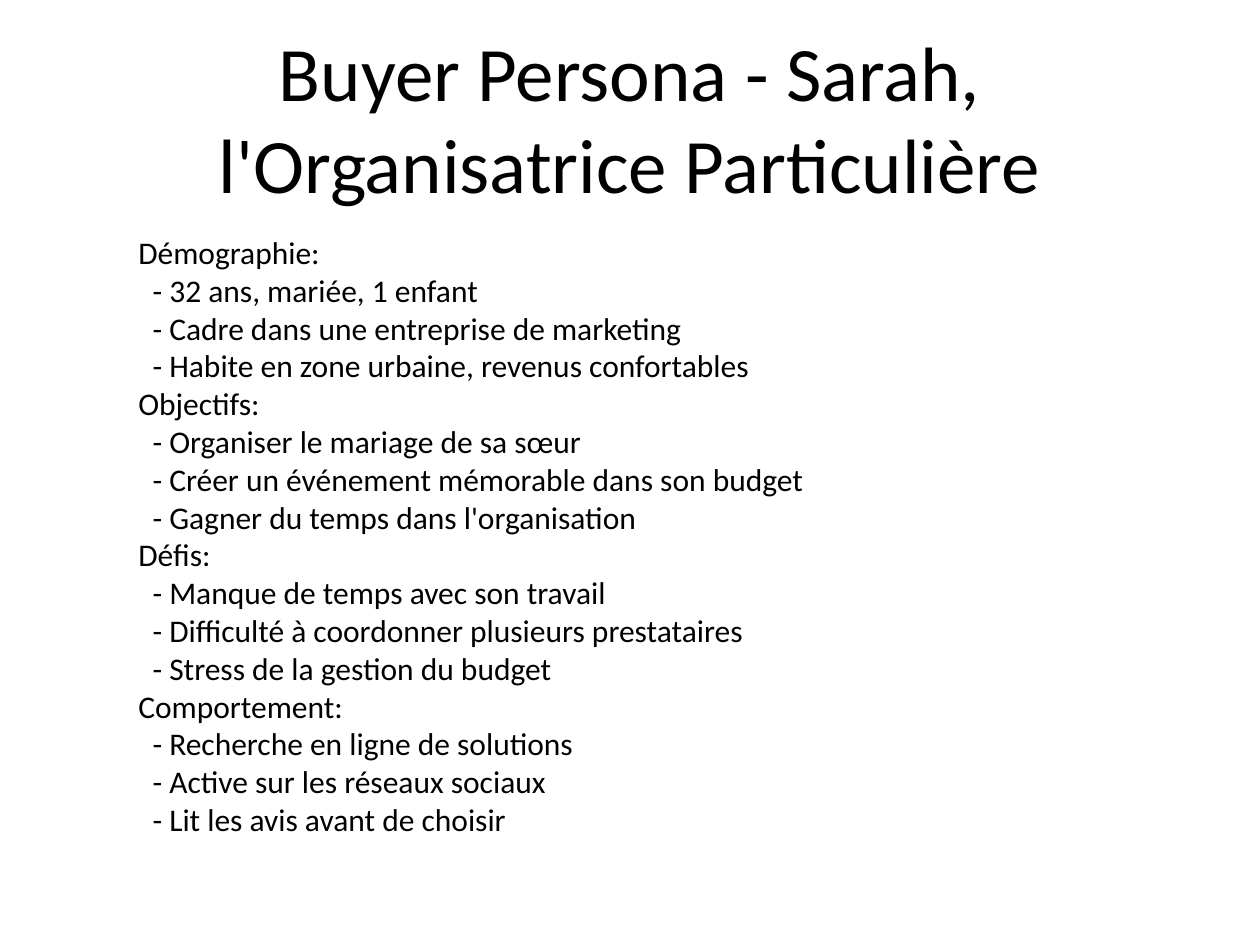
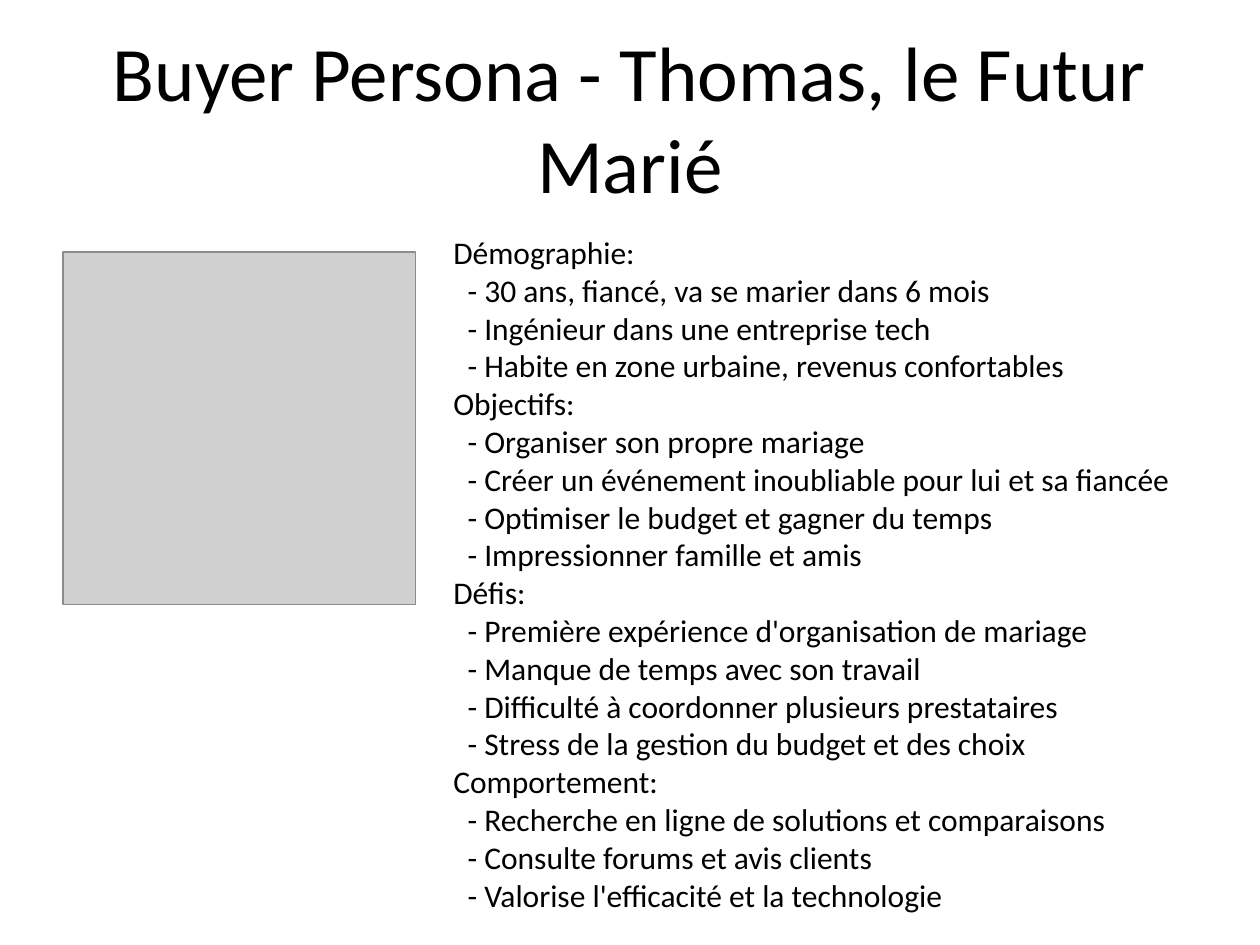
Before and after one commit to adnene1998/Spacy-spam-assasin-, a slide deck: slide 10 of Plan_Marketing_Plateforme_Gestion_Fetes.pptx. Drawn at 1260x945 pixels with LibreOffice and Linux fonts; fonts in the diff are those of the drawing; grey boxes stand for pictures. Boxes give left, top, right and bottom in pixels: in the first picture for what was removed or moved away, otherwise in the second. Text is boxed around its words. In the diff, an @@ line names an element or a change of style, - is before the commit and + after.

```diff
--- a/Plan_Marketing_Plateforme_Gestion_Fetes.pptx
+++ b/Plan_Marketing_Plateforme_Gestion_Fetes.pptx
@@ title at box(113, 47, 1146, 194): text changed @@
-Buyer Persona - Sarah, l'Organisatrice Particulière
+Buyer Persona - Thomas, le Futur Marié
@@ text "Démographie:": place and size @@
-text "Démographie:" at box(138, 242, 803, 832)
+text "Démographie:" at box(453, 242, 1169, 870)
@@ picture added at box(63, 252, 416, 605) @@
@@ text at box(484, 280, 989, 346): text changed @@
-- 32 ans, mariée, 1 enfant
-- Cadre dans une entreprise de marketing
+- 30 ans, fiancé, va se marier dans 6 mois
+- Ingénieur dans une entreprise tech
@@ text at box(484, 431, 1169, 571): text changed @@
-- Organiser le mariage de sa sœur
-- Créer un événement mémorable dans son budget
-- Gagner du temps dans l'organisation
+- Organiser son propre mariage
+- Créer un événement inoubliable pour lui et sa fiancée
+- Optimiser le budget et gagner du temps
+- Impressionner famille et amis
@@ text at box(484, 620, 1087, 648): paragraph added @@
+- Première expérience d'organisation de mariage
@@ text at box(484, 733, 1025, 761): text changed @@
-- Stress de la gestion du budget
+- Stress de la gestion du budget et des choix
@@ text at box(484, 809, 1105, 870): text changed @@
-- Recherche en ligne de solutions
-- Active sur les réseaux sociaux
-- Lit les avis avant de choisir
+- Recherche en ligne de solutions et comparaisons
+- Consulte forums et avis clients
+- Valorise l'efficacité et la technologie
```
Also in this commit, not shown: 5 other slides changed, 4 other files.
